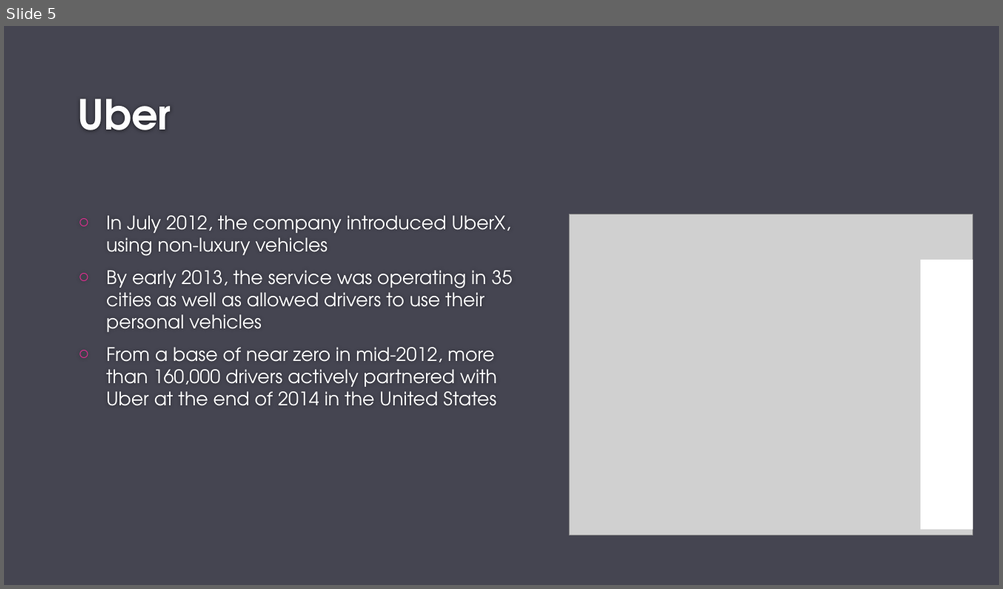
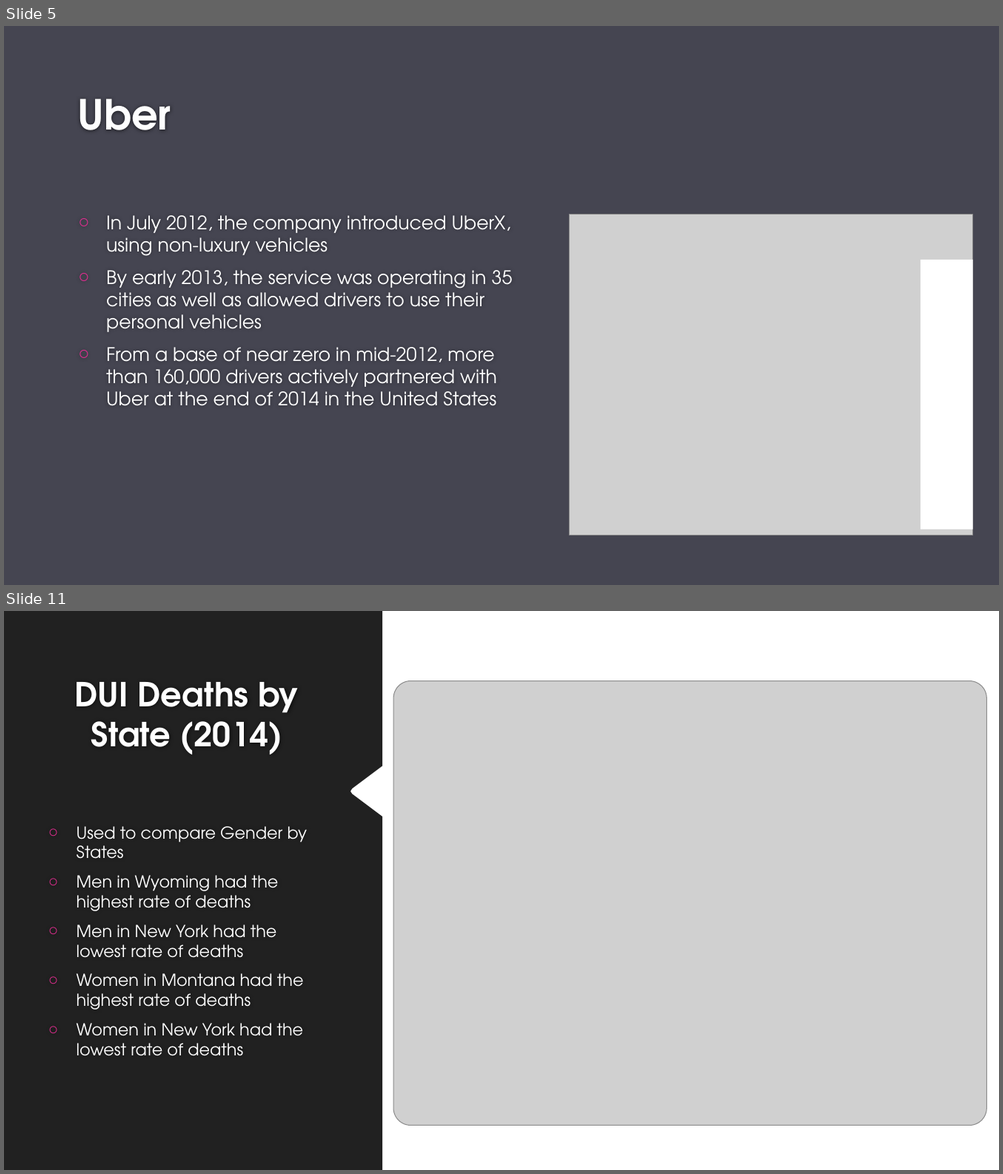
Before and after one commit to ajkim19/TNCs_and_DUI_Deaths, a slide deck: Project 1/Project-1.pptx. Shown one above the other, each under a label of ours: slide 5 before the commit, slides 5 and 11 after it; the slides between them are not shown. The pictures are 1003x589 and 1003x1174 pixels, drawn with LibreOffice and Linux fonts; fonts in the diff are those of the drawing; grey boxes stand for pictures; background and template pictures are left out. Boxes give left, top, right and bottom in pixels: in the first picture for what was removed or moved away, otherwise in the second. Text is boxed around its words. In the diff, an @@ line names an element or a change of style, - is before the commit and + after.

```diff
--- a/Project 1/Project-1.pptx
+++ b/Project 1/Project-1.pptx
@@ slide 11 added at [4, 611, 999, 1170], background #FFFFFF @@
@@ freeform shape added at [4, 611, 382, 1170], fill #212121 @@
@@ title added at [74, 682, 299, 755], 32 pt, text #FFFFFF, bold @@
+DUI Deaths by State (2014)
@@ picture added at [393, 681, 987, 1126] @@
@@ text added at [77, 826, 307, 1056], 16 pt, text #FFFFFF @@
+○ Used to compare Gender by States
+○ Men in Wyoming had the highest rate of deaths
+○ Men in New York had the lowest rate of deaths
+○ Women in Montana had the highest rate of deaths
+○ Women in New York had the lowest rate of deaths
```
Also in this commit, not shown: 2 slides changed, 10 other slides added, 10 slides removed.
